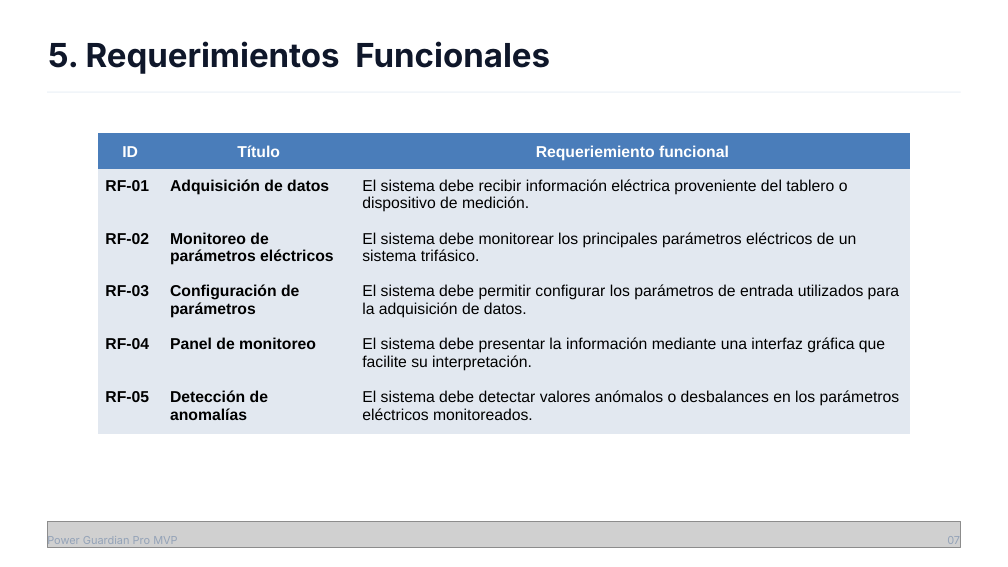
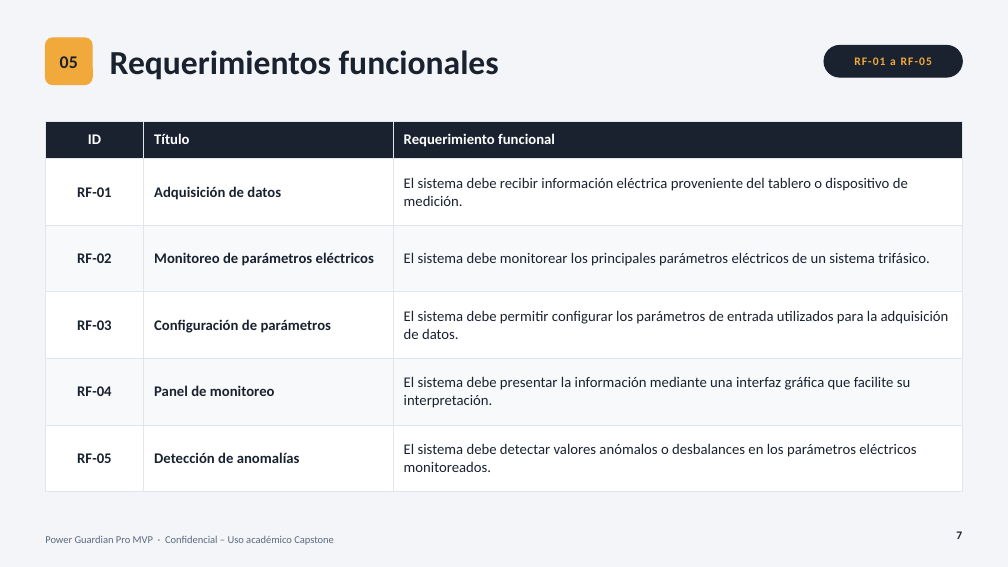
Before and after one commit to FabianBugueno/capstone, a slide deck: slide 7 of Fase 2/Evidencias Proyecto/Presentación Proyecto.pptx. Drawn at 1008x567 pixels with LibreOffice and Linux fonts; fonts in the diff are those of the drawing; grey boxes stand for pictures; background and template pictures are left out. Boxes give left, top, right and bottom in pixels: in the first picture for what was removed or moved away, otherwise in the second. Text is boxed around its words. In the diff, an @@ line names an element or a change of style, - is before the commit and + after.

```diff
--- a/Fase 2/Evidencias Proyecto/Presentación Proyecto.pptx
+++ b/Fase 2/Evidencias Proyecto/Presentación Proyecto.pptx
@@ background picture (left out) to #F3F5F8 @@
@@ rounded rectangle added at (x1=45, y1=38, x2=92, y2=85), fill #F2A93B, outline #F2A93B 1 pt @@
@@ text added at (x1=60, y1=56, x2=78, y2=68), 17 pt, text #1A2230, bold @@
+05
@@ title at (x1=110, y1=50, x2=499, y2=80): text changed; size 31.5 to 32 pt; font Inter to Calibri; text colour #0F172A to #1A2230 @@
-5. Requerimientos Funcionales
+Requerimientos funcionales
@@ rounded rectangle added at (x1=824, y1=45, x2=963, y2=77), fill #1A2230, outline #1A2230 1 pt @@
@@ text added at (x1=854, y1=57, x2=932, y2=65), 11 pt, text #F2A93B, bold @@
+RF-01 a RF-05
@@ table at (x1=45, y1=121, x2=963, y2=492) @@
-row 1, column 3: Requeriemiento funcional
+row 1, column 3: Requerimiento funcional
@@ fill #4A7DBA to #1A2230 in row 1 @@
@@ fill #E2E8F0 to #FFFFFF in 9 cells @@
@@ fill #E2E8F0 to #F7F9FB in 6 cells @@
@@ size 15 to 14 pt, font Arial to Calibri, text colour #000000 to #1A2230 @@
@@ line spacing 1.15 to 1 @@
@@ alignment centre to left @@
@@ alignment left to centre @@
@@ borders changed @@
@@ table resized from (x1=98, y1=132, x2=910, y2=424) to (x1=45, y1=121, x2=963, y2=492) @@
@@ text added at (x1=45, y1=536, x2=334, y2=545), 10 pt, text #5B6B7F @@
+Power Guardian Pro MVP · Confidencial – Uso académico Capstone
@@ picture removed at (x1=47, y1=522, x2=960, y2=547) @@
@@ text removed at (x1=47, y1=535, x2=177, y2=547) @@
-Power Guardian Pro MVP
@@ text removed at (x1=947, y1=536, x2=960, y2=544) @@
-07
@@ page number added at (x1=956, y1=531, x2=962, y2=539), 11 pt, text #1A2230, bold @@
+7
```
Also in this commit, not shown: 14 other slides changed, 15 slides added, 7 slides removed, 8 other files.
